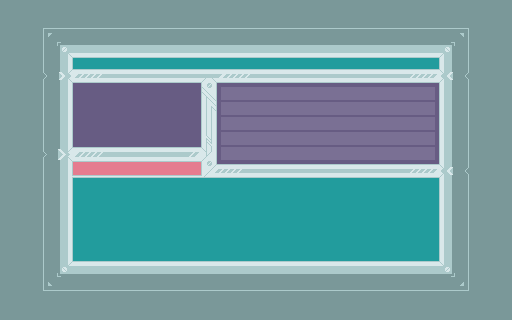
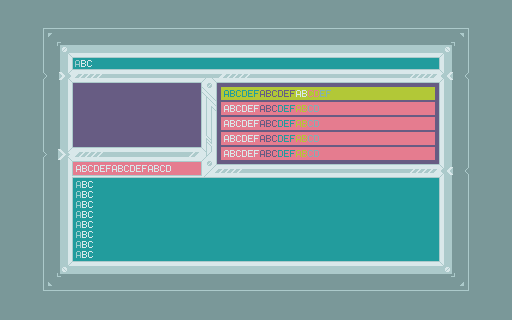
Revision of a layered 512px x 320px image; what changed, layer by layer:
hid "Text Mask" over [75, 60, 435, 258]
